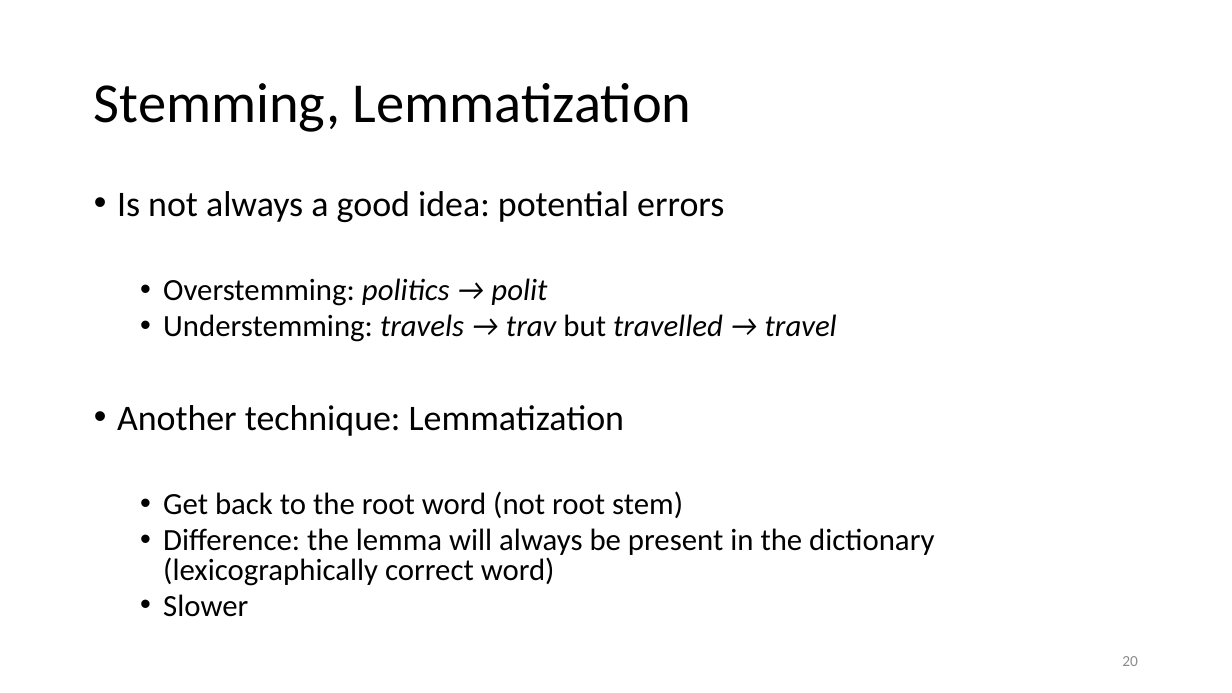
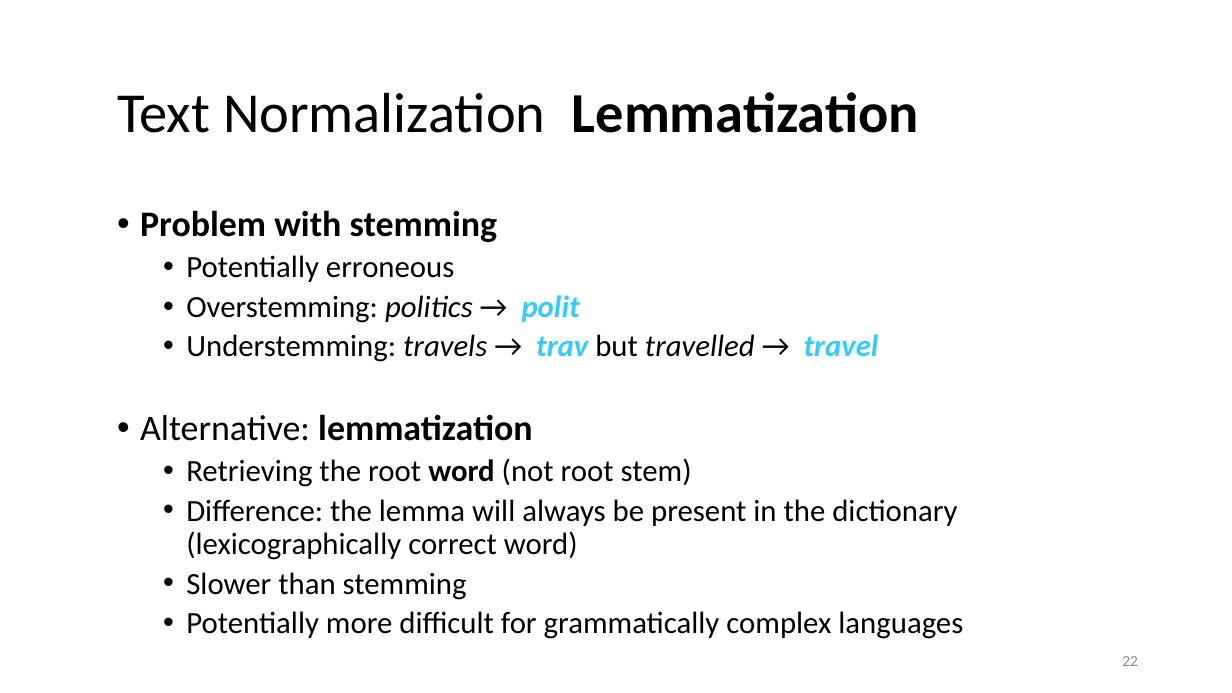
Before and after one commit to lisa-wm/consulting, a slide deck: slide 22 of 5_seminar/Contents_Part_02/slides/Präsentation_Teil2_Lisa.pptx (slide 20 before the commit). Drawn at 1232x693 pixels with LibreOffice and Linux fonts; fonts in the diff are those of the drawing. Boxes give left, top, right and bottom in pixels: in the first picture for what was removed or moved away, otherwise in the second. Text is boxed around its words. In the diff, an @@ line names an element or a change of style, - is before the commit and + after.

```diff
--- a/5_seminar/Contents_Part_02/slides/Präsentation_Teil2_Lisa.pptx
+++ b/5_seminar/Contents_Part_02/slides/Präsentation_Teil2_Lisa.pptx
@@ title at [117, 92, 919, 133]: text changed @@
-Stemming, Lemmatization
+Text Normalization Lemmatization
@@ text "Problem with stemming": place and size @@
-text "Problem with stemming" at [117, 191, 934, 617]
+text "Problem with stemming" at [140, 210, 963, 639]
@@ text at [140, 210, 498, 282]: text changed; size 28 to 24 pt @@
-• Is not always a good idea: potential errors
+• Problem with stemming
+  • Potentially erroneous
@@ text at [186, 295, 957, 560]: text colour #000000 to #33CCFF, bold on in "polit", "trav travel"; italic off in "→", "→ →"; line spacing 0.8 to 0.9 @@
@@ text at [140, 414, 692, 487]: text changed @@
-• Another technique: Lemmatization
-  • Get back to the root word (not root stem)
+• Alternative: lemmatization
+  • Retrieving the root word (not root stem)
@@ text at [186, 572, 963, 639]: text changed @@
-  • Slower
+  • Slower than stemming
+  • Potentially more difficult for grammatically complex languages
@@ page number at [1122, 656, 1138, 666]: text changed @@
-20
+22
```
Also in this commit, not shown: 5 other slides changed, 3 slides added, 2 slides removed, 5 other files.
